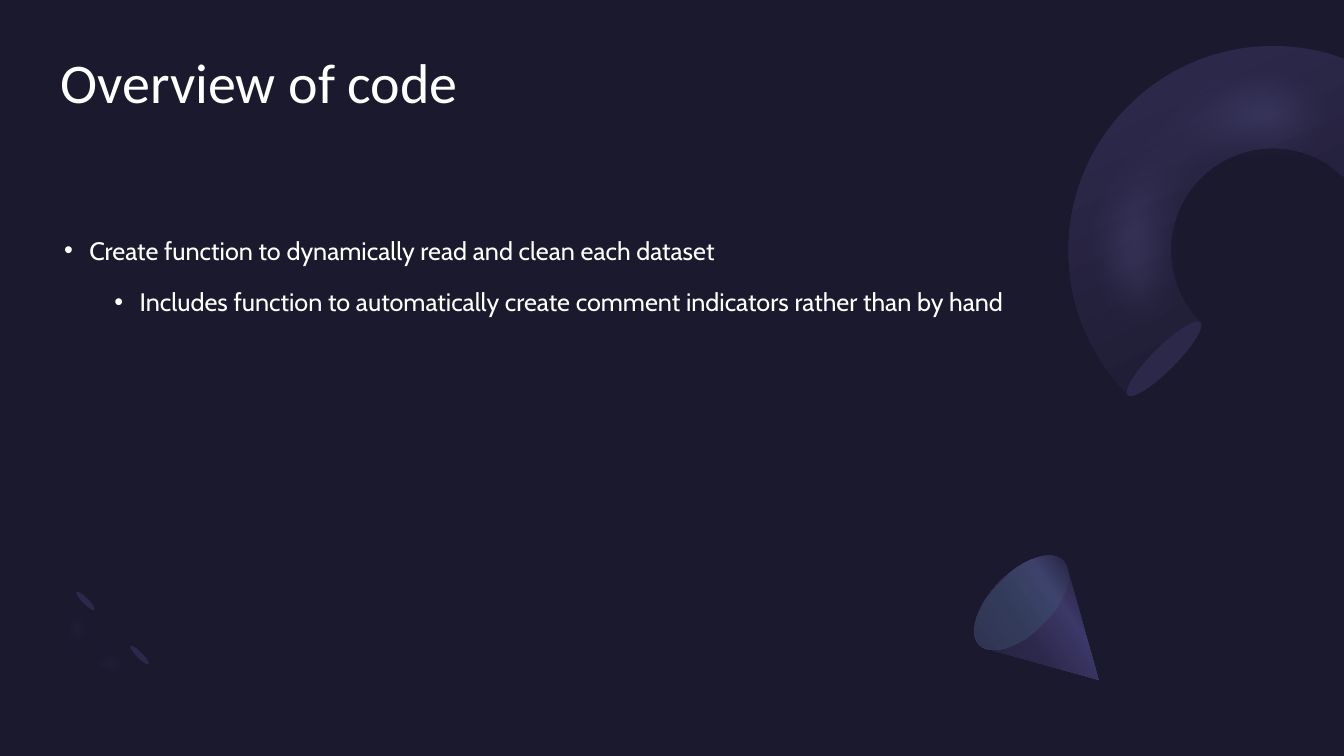
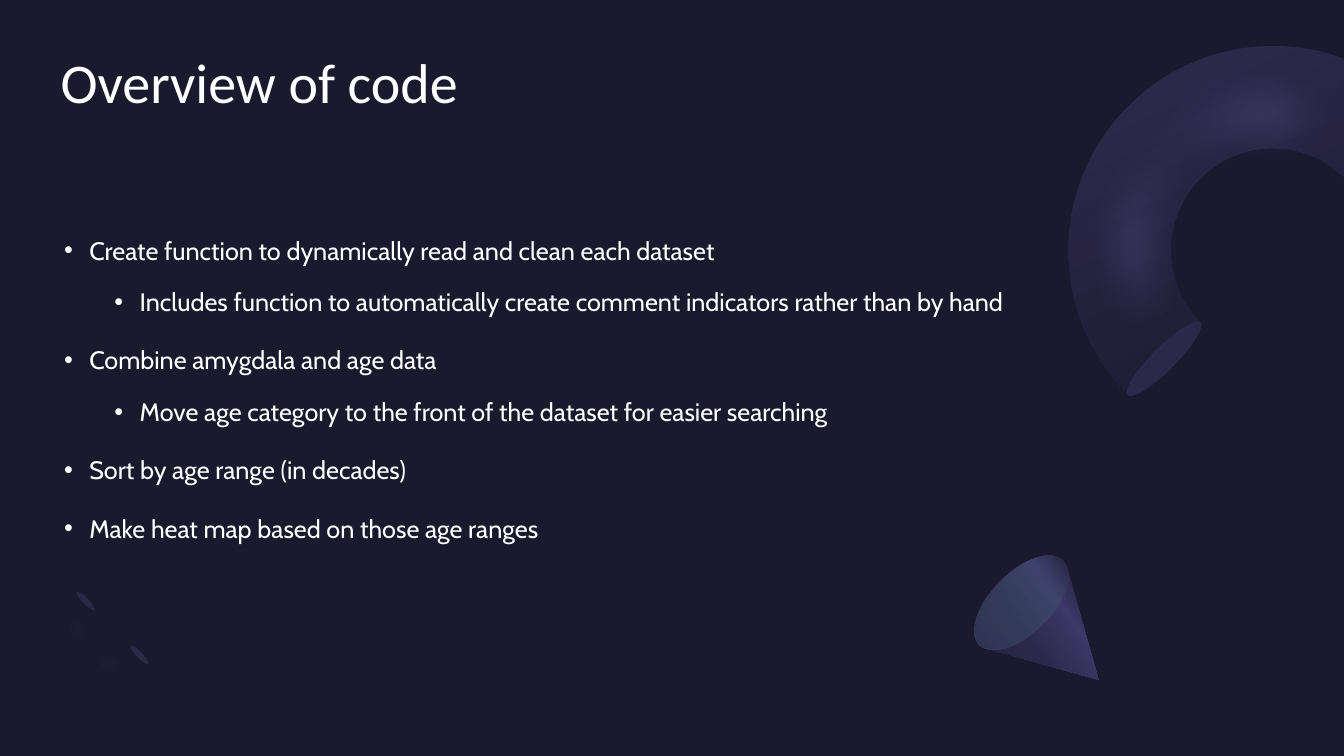
Before and after one commit to phoenixclaw03/STT_303_Final_Project, a slide deck: slide 3 of R Coding presentation.pptx (slide 5 before the commit). Drawn at 1344x756 pixels with LibreOffice and Linux fonts; fonts in the diff are those of the drawing. Boxes give left, top, right and bottom in pixels: in the first picture for what was removed or moved away, otherwise in the second. Text is boxed around its words. In the diff, an @@ line names an element or a change of style, - is before the commit and + after.

```diff
--- a/R Coding presentation.pptx
+++ b/R Coding presentation.pptx
@@ text at <box>89,350,827,544</box>: paragraphs added @@
+• Combine amygdala and age data
+  • Move age category to the front of the dataset for easier searching
+• Sort by age range (in decades)
+• Make heat map based on those age ranges
```
Also in this commit, not shown: 1 other slide changed, 3 slides added, 5 slides removed.
